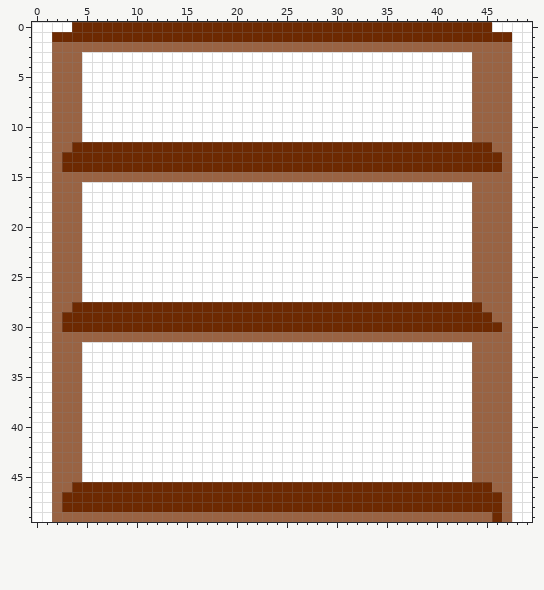
Edited in one commit: pixel-art sprite (Images/rock.png). The picture above is the old version.
The file is 50x50 pixels.
After:
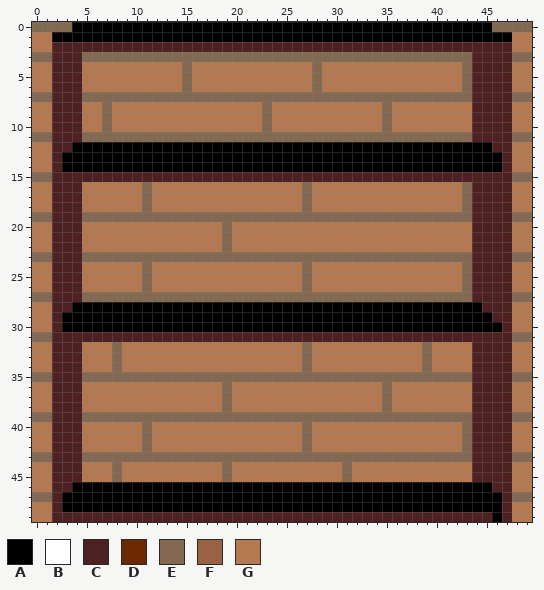
Palette (. is transparent): A #000000  B #ffffff  C #4d2122  D #6d2901  E #846952  F #996343  G #b57952
What changed:
Changed rows in their new state; - is an unchanged pixel.
first column x 0:
 0 EEEEAAAAAAAAAAAAAAAAAAAAAAAAAAAAAAAAAAAAAAAAAAEEEE
 1 GGAAAAAAAAAAAAAAAAAAAAAAAAAAAAAAAAAAAAAAAAAAAAAAGG
 2 GGCCCCCCCCCCCCCCCCCCCCCCCCCCCCCCCCCCCCCCCCCCCCCCGG
 3 EECCCEEEEEEEEEEEEEEEEEEEEEEEEEEEEEEEEEEEEEEECCCCEE
 4 GGCCCGGGGGGGGGGEGGGGGGGGGGGGEGGGGGGGGGGGGGGECCCCGG
 5 GGCCCGGGGGGGGGGEGGGGGGGGGGGGEGGGGGGGGGGGGGGECCCCGG
 6 GGCCCGGGGGGGGGGEGGGGGGGGGGGGEGGGGGGGGGGGGGGECCCCGG
 7 EECCCEEEEEEEEEEEEEEEEEEEEEEEEEEEEEEEEEEEEEEECCCCEE
 8 GGCCCGGEGGGGGGGGGGGGGGGEGGGGGGGGGGGEGGGGGGGGCCCCGG
 9 GGCCCGGEGGGGGGGGGGGGGGGEGGGGGGGGGGGEGGGGGGGGCCCCGG
10 GGCCCGGEGGGGGGGGGGGGGGGEGGGGGGGGGGGEGGGGGGGGCCCCGG
11 EECCCEEEEEEEEEEEEEEEEEEEEEEEEEEEEEEEEEEEEEEECCCCEE
12 GGCCAAAAAAAAAAAAAAAAAAAAAAAAAAAAAAAAAAAAAAAAAACCGG
13 GGCAAAAAAAAAAAAAAAAAAAAAAAAAAAAAAAAAAAAAAAAAAAACGG
14 GGCAAAAAAAAAAAAAAAAAAAAAAAAAAAAAAAAAAAAAAAAAAAACGG
15 EECCCCCCCCCCCCCCCCCCCCCCCCCCCCCCCCCCCCCCCCCCCCCCEE
16 GGCCCGGGGGGEGGGGGGGGGGGGGGGEGGGGGGGGGGGGGGGECCCCGG
17 GGCCCGGGGGGEGGGGGGGGGGGGGGGEGGGGGGGGGGGGGGGECCCCGG
18 GGCCCGGGGGGEGGGGGGGGGGGGGGGEGGGGGGGGGGGGGGGECCCCGG
19 EECCCEEEEEEEEEEEEEEEEEEEEEEEEEEEEEEEEEEEEEEECCCCEE
20 GGCCCGGGGGGGGGGGGGGEGGGGGGGGGGGGGGGGGGGGGGGGCCCCGG
21 GGCCCGGGGGGGGGGGGGGEGGGGGGGGGGGGGGGGGGGGGGGGCCCCGG
22 GGCCCGGGGGGGGGGGGGGEGGGGGGGGGGGGGGGGGGGGGGGGCCCCGG
23 EECCCEEEEEEEEEEEEEEEEEEEEEEEEEEEEEEEEEEEEEEECCCCEE
24 GGCCCGGGGGGEGGGGGGGGGGGGGGGEGGGGGGGGGGGGGGGECCCCGG
25 GGCCCGGGGGGEGGGGGGGGGGGGGGGEGGGGGGGGGGGGGGGECCCCGG
26 GGCCCGGGGGGEGGGGGGGGGGGGGGGEGGGGGGGGGGGGGGGECCCCGG
27 EECCCEEEEEEEEEEEEEEEEEEEEEEEEEEEEEEEEEEEEEEECCCCEE
28 GGCCAAAAAAAAAAAAAAAAAAAAAAAAAAAAAAAAAAAAAAAAACCCGG
29 GGCAAAAAAAAAAAAAAAAAAAAAAAAAAAAAAAAAAAAAAAAAAACCGG
30 GGCAAAAAAAAAAAAAAAAAAAAAAAAAAAAAAAAAAAAAAAAAAAACGG
31 EECCCCCCCCCCCCCCCCCCCCCCCCCCCCCCCCCCCCCCCCCCCCCCEE
32 GGCCCGGGEGGGGGGGGGGGGGGGGGGEGGGGGGGGGGGEGGGGCCCCGG
33 GGCCCGGGEGGGGGGGGGGGGGGGGGGEGGGGGGGGGGGEGGGGCCCCGG
34 GGCCCGGGEGGGGGGGGGGGGGGGGGGEGGGGGGGGGGGEGGGGCCCCGG
35 EECCCEEEEEEEEEEEEEEEEEEEEEEEEEEEEEEEEEEEEEEECCCCEE
36 GGCCCGGGGGGGGGGGGGGEGGGGGGGGGGGGGGGEGGGGGGGGCCCCGG
37 GGCCCGGGGGGGGGGGGGGEGGGGGGGGGGGGGGGEGGGGGGGGCCCCGG
38 GGCCCGGGGGGGGGGGGGGEGGGGGGGGGGGGGGGEGGGGGGGGCCCCGG
39 EECCCEEEEEEEEEEEEEEEEEEEEEEEEEEEEEEEEEEEEEEECCCCEE
40 GGCCCGGGGGGEGGGGGGGGGGGGGGGEGGGGGGGGGGGGGGGECCCCGG
41 GGCCCGGGGGGEGGGGGGGGGGGGGGGEGGGGGGGGGGGGGGGECCCCGG
42 GGCCCGGGGGGEGGGGGGGGGGGGGGGEGGGGGGGGGGGGGGGECCCCGG
43 EECCCEEEEEEEEEEEEEEEEEEEEEEEEEEEEEEEEEEEEEEECCCCEE
44 GGCCCGGGEGGGGGGGGGGEGGGGGGGGGGGEGGGGGGGGGGGGCCCCGG
45 GGCCCGGGEGGGGGGGGGGEGGGGGGGGGGGEGGGGGGGGGGGGCCCCGG
46 GGCCAAAAAAAAAAAAAAAAAAAAAAAAAAAAAAAAAAAAAAAAAACCGG
47 EECAAAAAAAAAAAAAAAAAAAAAAAAAAAAAAAAAAAAAAAAAAAACEE
48 GGCAAAAAAAAAAAAAAAAAAAAAAAAAAAAAAAAAAAAAAAAAAAACGG
49 GGCCCCCCCCCCCCCCCCCCCCCCCCCCCCCCCCCCCCCCCCCCCCACGG
Boxes around the changes in both pictures, in picture pixels (x1, y1, x2, y2):
changed: (32, 22, 532, 522)
